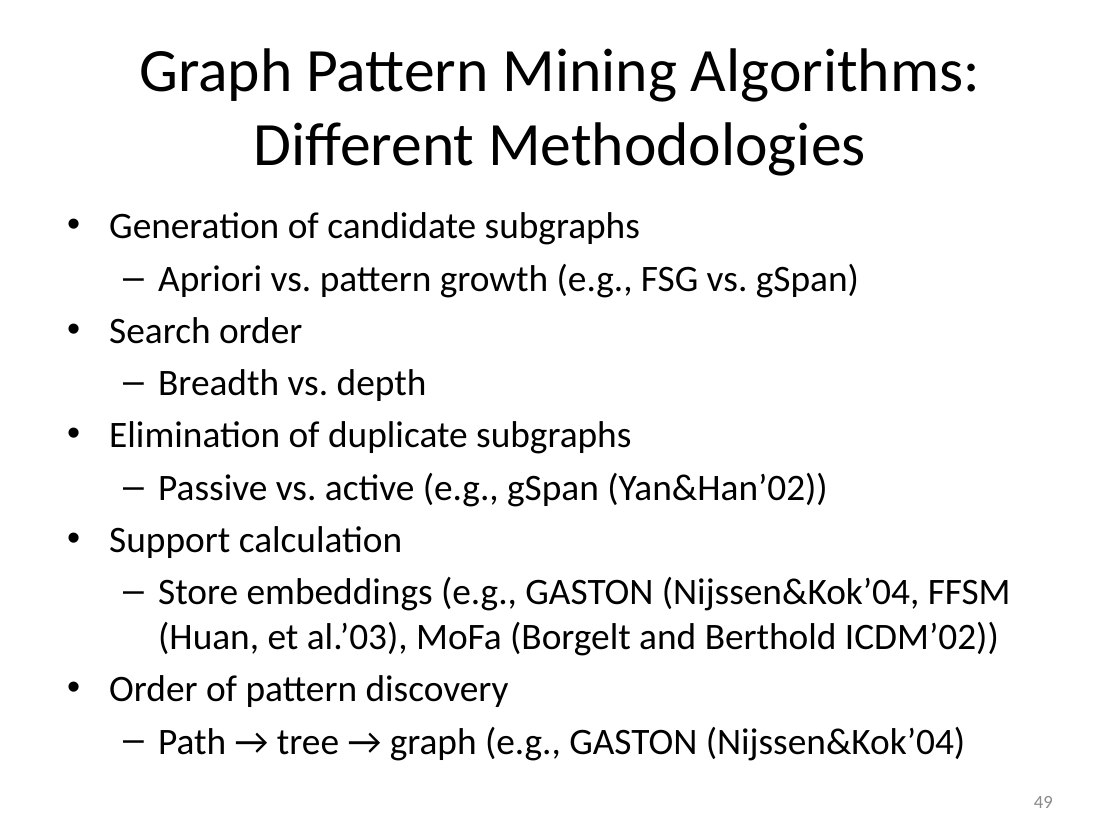
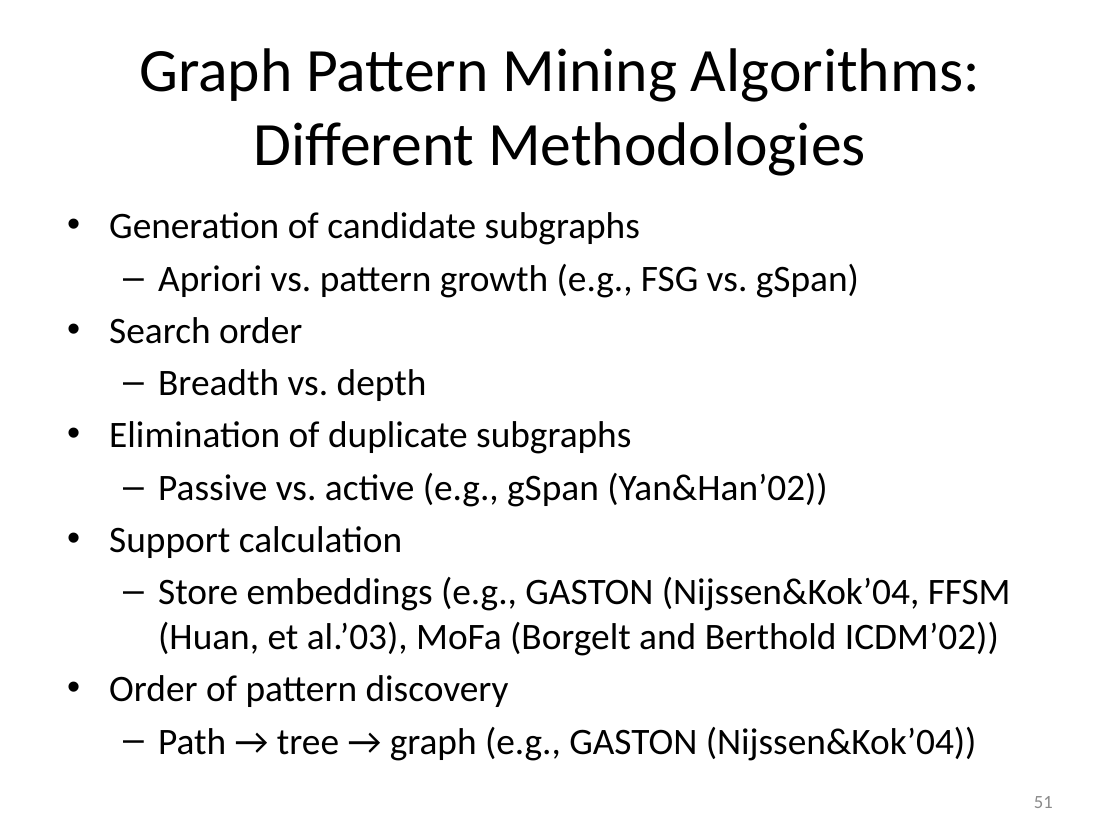
Before and after one commit to mjiang89/mjiang89.github.io, a slide deck: slide 51 of teaching/CS412Summer17-Chapter7.pptx (slide 49 before the commit). Drawn at 1120x840 pixels with LibreOffice and Linux fonts; fonts in the diff are those of the drawing. Boxes give left, top, right and bottom in pixels: in the first picture for what was removed or moved away, otherwise in the second. Text is boxed around its words. In the diff, an @@ line names an element or a change of style, - is before the commit and + after.

```diff
--- a/teaching/CS412Summer17-Chapter7.pptx
+++ b/teaching/CS412Summer17-Chapter7.pptx
@@ text at [158, 727, 977, 761]: text changed @@
-  – Path → tree → graph (e.g., GASTON (Nijssen&Kok’04)
+  – Path → tree → graph (e.g., GASTON (Nijssen&Kok’04))
@@ page number at [1034, 796, 1053, 808]: text changed @@
-49
+51
```
Also in this commit, not shown: 20 other slides changed, 2 slides added, 2 other files.
